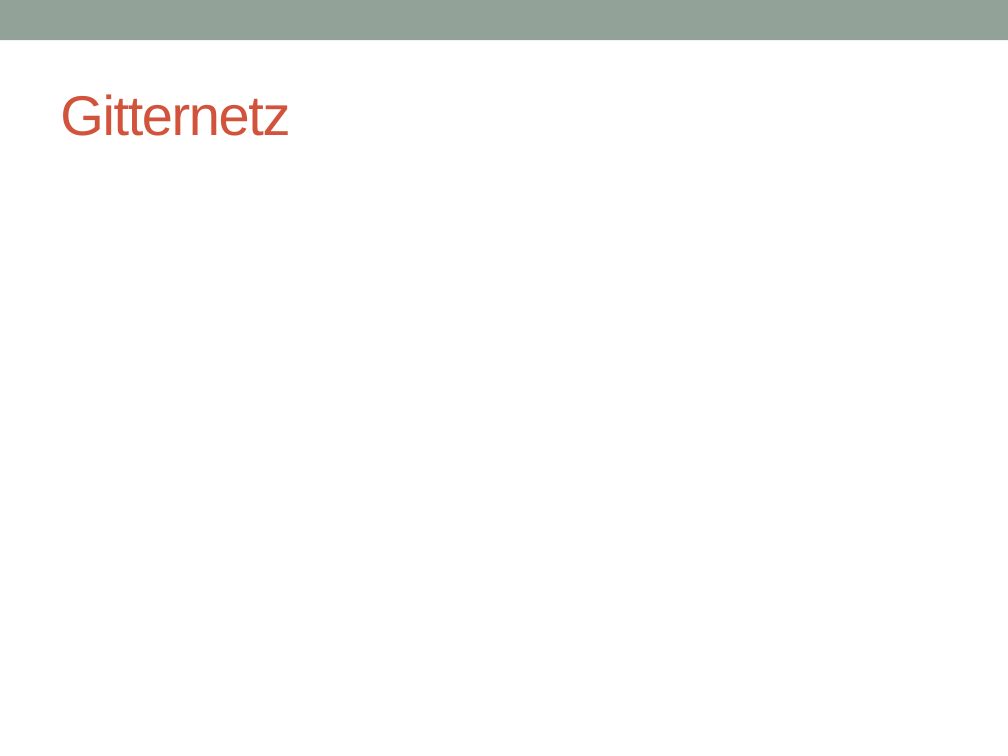
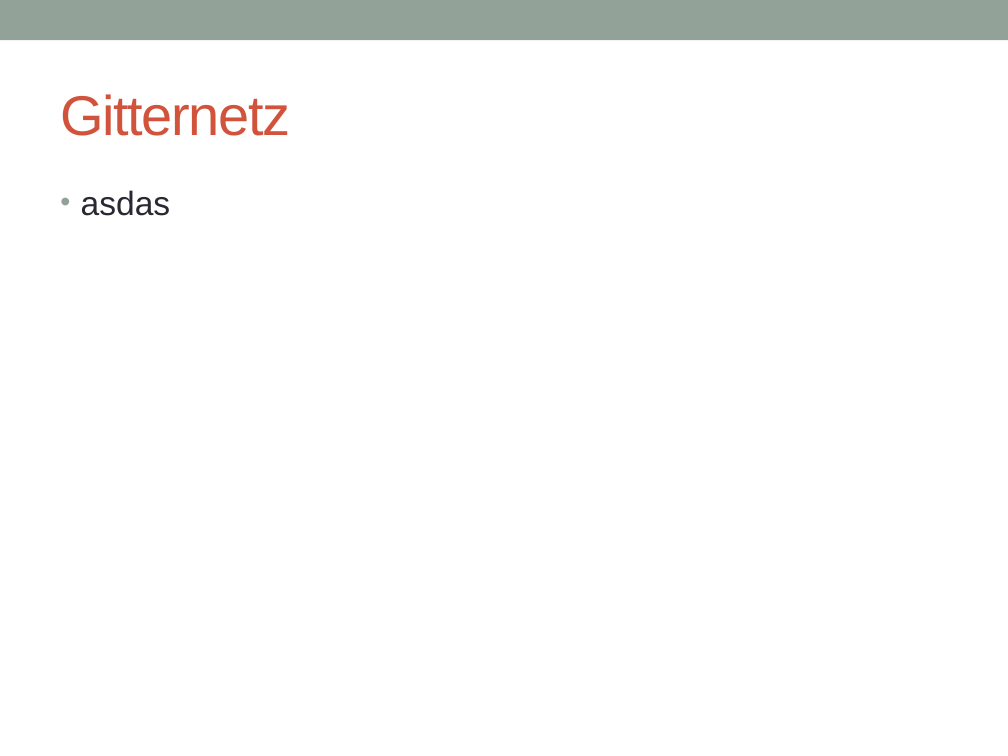
Before and after one commit to joe1990/OpenGl3DModelViewer, a slide deck: slide 4 of präsi-projekt-obj-geom.pptx. Drawn at 1008x756 pixels with LibreOffice and Linux fonts; fonts in the diff are those of the drawing. Boxes give left, top, right and bottom in pixels: in the first picture for what was removed or moved away, otherwise in the second. Text is boxed around its words. In the diff, an @@ line names an element or a change of style, - is before the commit and + after.

Commit message:
präsi

```diff
--- a/präsi-projekt-obj-geom.pptx
+++ b/präsi-projekt-obj-geom.pptx
@@ text added at (81, 190, 171, 216), 24 pt, text #292934 @@
+• asdas
```
